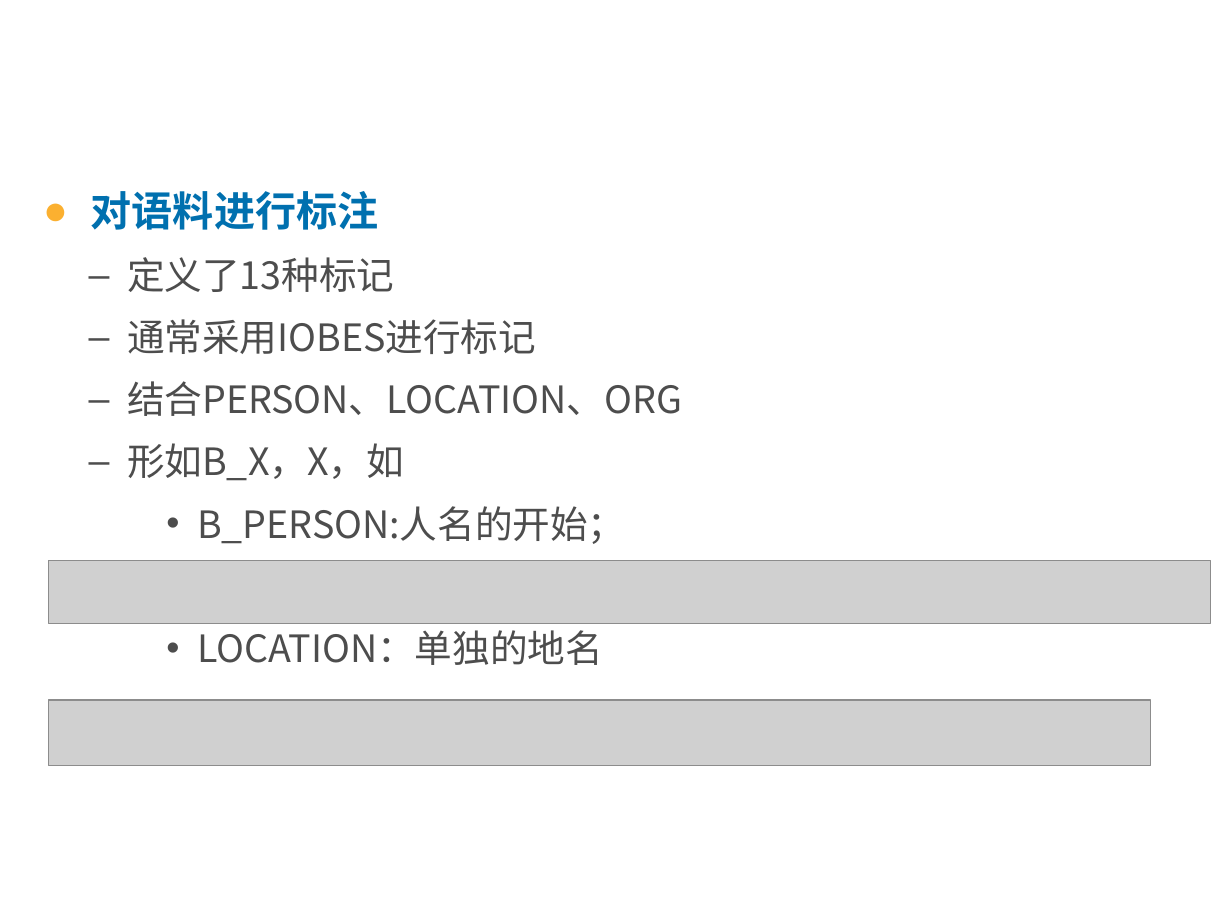
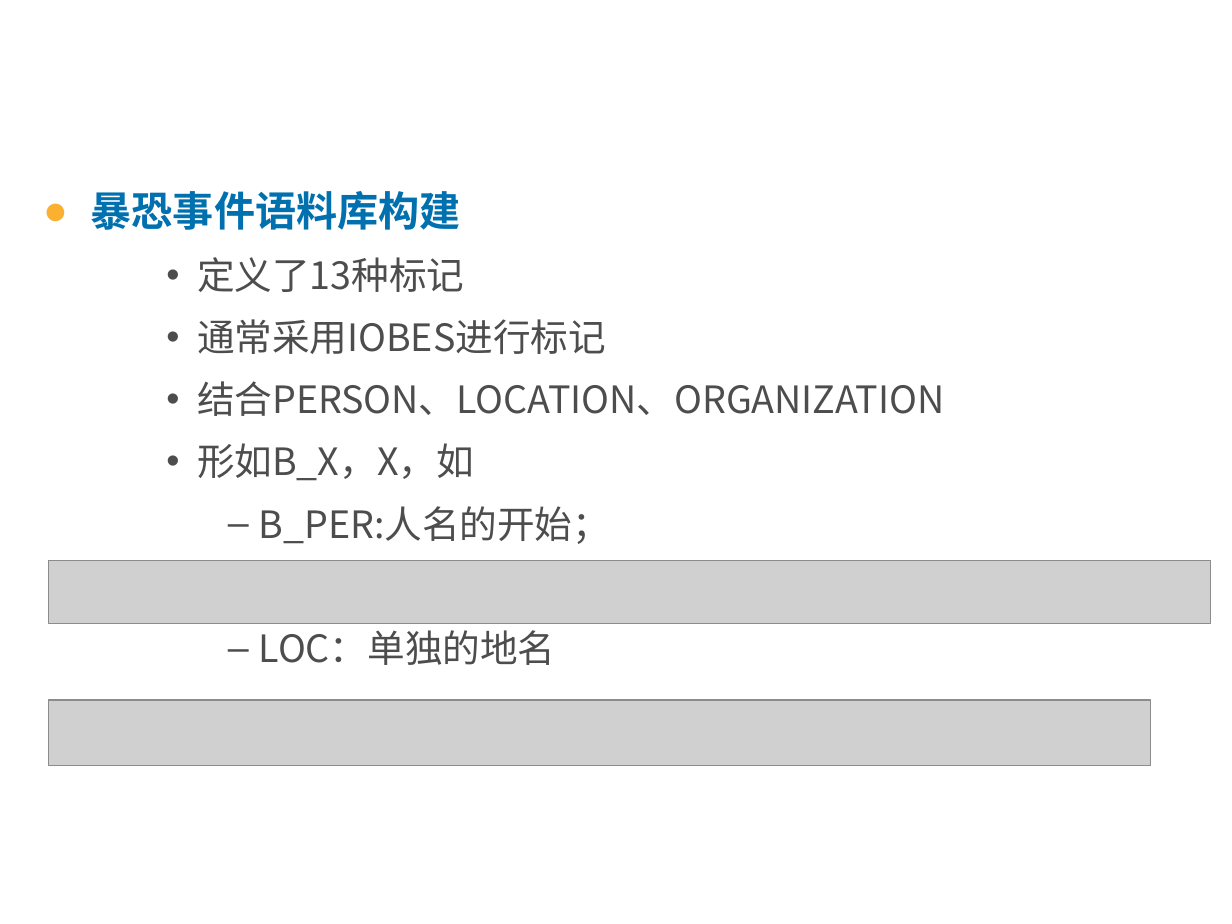
Before and after one commit to jxwb088047/Interim_reply, a slide deck: slide 7 of 林广和中期答辩.pptx (slide 11 before the commit). Drawn at 1232x924 pixels with LibreOffice and Linux fonts; fonts in the diff are those of the drawing; grey boxes stand for pictures; background and template pictures are left out. Boxes give left, top, right and bottom in pixels: in the first picture for what was removed or moved away, otherwise in the second. Text is boxed around its words. In the diff, an @@ line names an element or a change of style, - is before the commit and + after.

```diff
--- a/林广和中期答辩.pptx
+++ b/林广和中期答辩.pptx
@@ text at box(91, 191, 461, 230): text changed @@
-  ● 对语料进行标注
+  ● 暴恐事件语料库构建
@@ text at box(197, 257, 606, 481): bullet – to •; list level 2 to 3 in "定义了13种标记"; list level 2 to 3 in "通常采用IOBES进行标记"; list level 2 to 3 in "形如B_X，X，如" @@
@@ text at box(197, 381, 944, 416): text changed @@
-  – 结合PERSON、LOCATION、ORG
+    • 结合PERSON、LOCATION、ORGANIZATION
@@ text at box(259, 506, 610, 665): text changed @@
-    • B_PERSON:人名的开始；
-    • LOCATION：单独的地名
+      – B_PER:人名的开始；
+      – LOC：单独的地名
```
Also in this commit, not shown: 8 other slides changed, 8 slides added, 7 slides removed, 1 other file.
